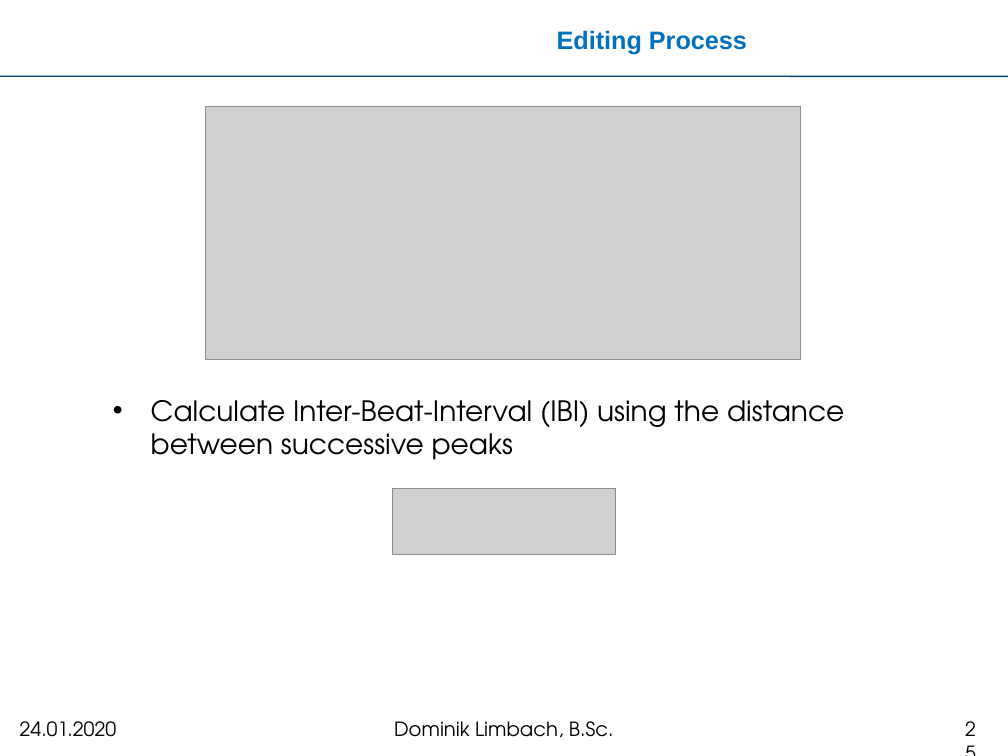
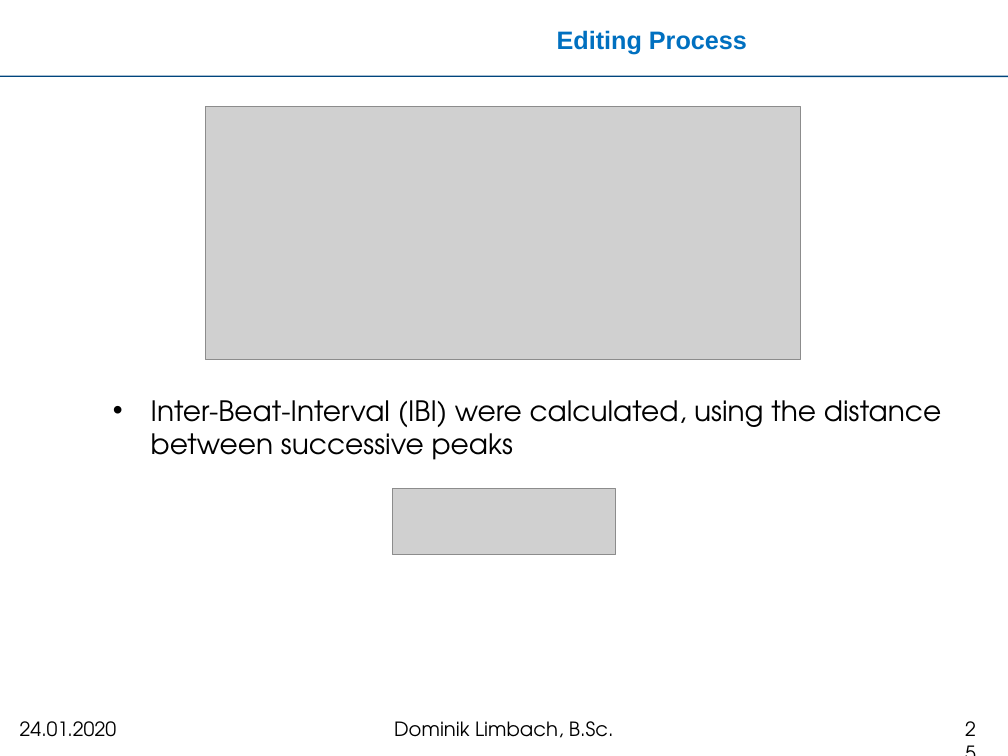
Before and after one commit to meistalampe/MTEC, a slide deck: slide 25 of Kolloquium-Master/kolloquium.pptx. Drawn at 1008x756 pixels with LibreOffice and Linux fonts; fonts in the diff are those of the drawing; grey boxes stand for pictures; background and template pictures are left out. Boxes give left, top, right and bottom in pixels: in the first picture for what was removed or moved away, otherwise in the second. Text is boxed around its words. In the diff, an @@ line names an element or a change of style, - is before the commit and + after.

```diff
--- a/Kolloquium-Master/kolloquium.pptx
+++ b/Kolloquium-Master/kolloquium.pptx
@@ text at box(151, 400, 941, 460): text changed @@
-• Calculate Inter-Beat-Interval (IBI) using the distance between successive peaks
+• Inter-Beat-Interval (IBI) were calculated, using the distance between successive peaks
```
Also in this commit, not shown: 14 other slides changed.
